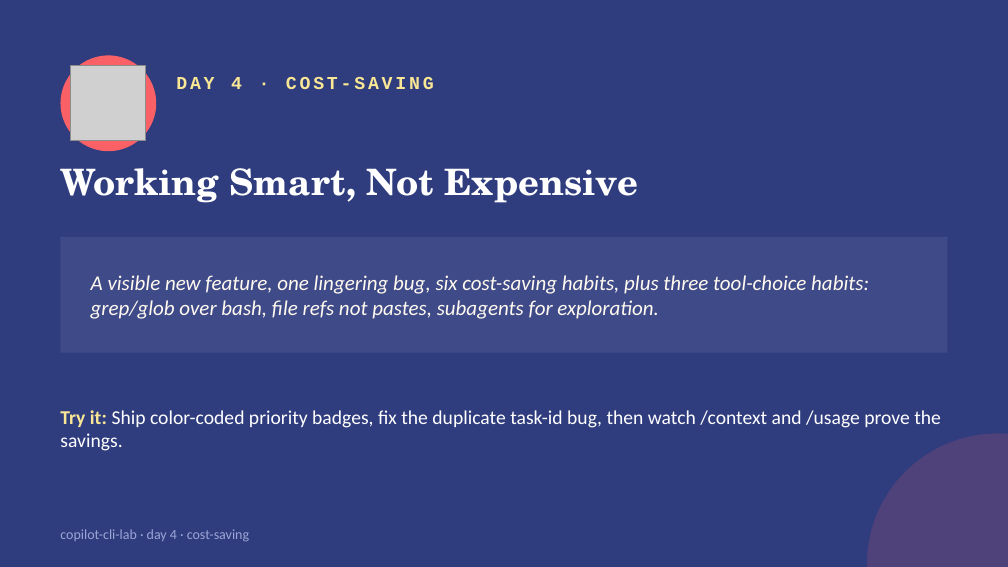
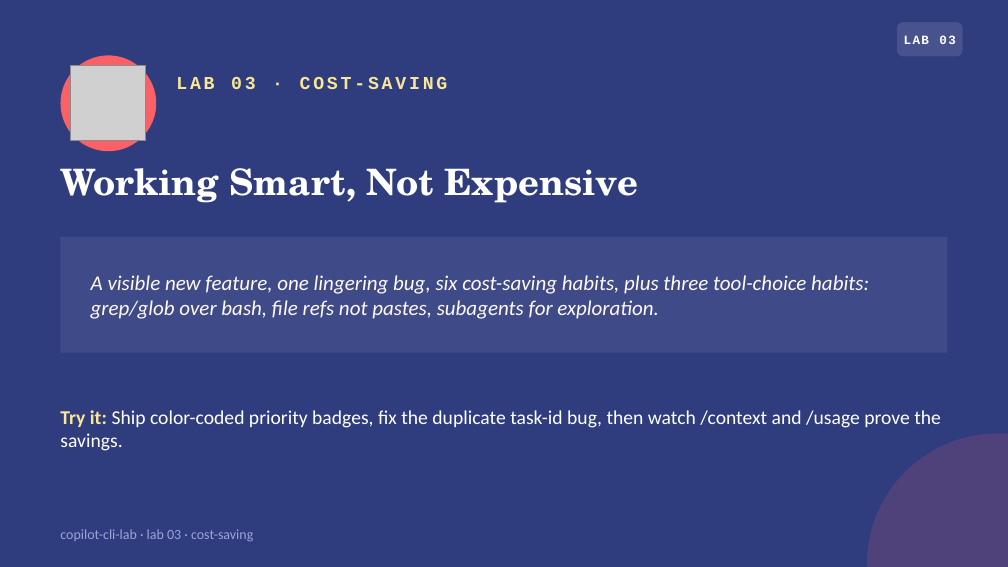
Before and after one commit to kandanai-leenutaphong-backup/copilot-cli-lab, a slide deck: slide 10 of slides/copilot-cli-lab.pptx (slide 9 before the commit). Drawn at 1008x567 pixels with LibreOffice and Linux fonts; fonts in the diff are those of the drawing; grey boxes stand for pictures. Boxes give left, top, right and bottom in pixels: in the first picture for what was removed or moved away, otherwise in the second. Text is boxed around its words. In the diff, an @@ line names an element or a change of style, - is before the commit and + after.

```diff
--- a/slides/copilot-cli-lab.pptx
+++ b/slides/copilot-cli-lab.pptx
@@ rounded rectangle added at (897, 22, 963, 56), fill #FFFFFF at 12% opacity @@
@@ text added at (904, 35, 956, 44), 9 pt, text #FFFFFF, bold @@
+LAB 03
@@ text at (176, 77, 448, 89): text changed @@
-DAY 4 · COST-SAVING
+LAB 03 · COST-SAVING
@@ text at (60, 529, 253, 541): text changed @@
-copilot-cli-lab · day 4 · cost-saving
+copilot-cli-lab · lab 03 · cost-saving
```
Also in this commit, not shown: 10 other slides changed, 9 slides added, 4 slides removed, 2 other files.
